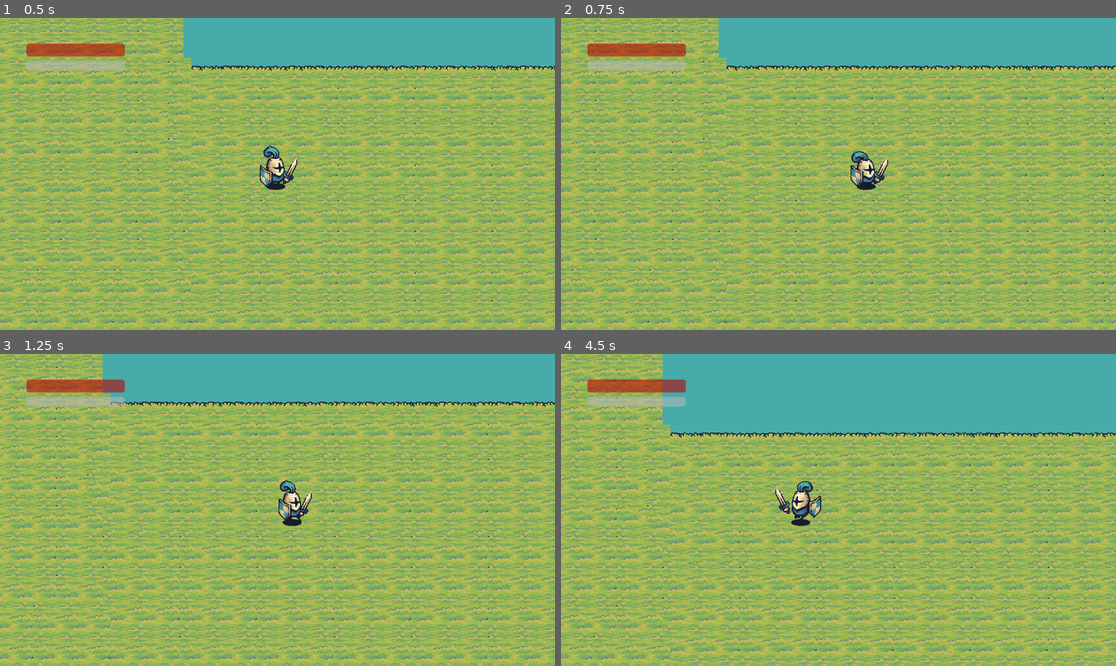
Above: before the commit, frames 1-4 (two rows, left to right).
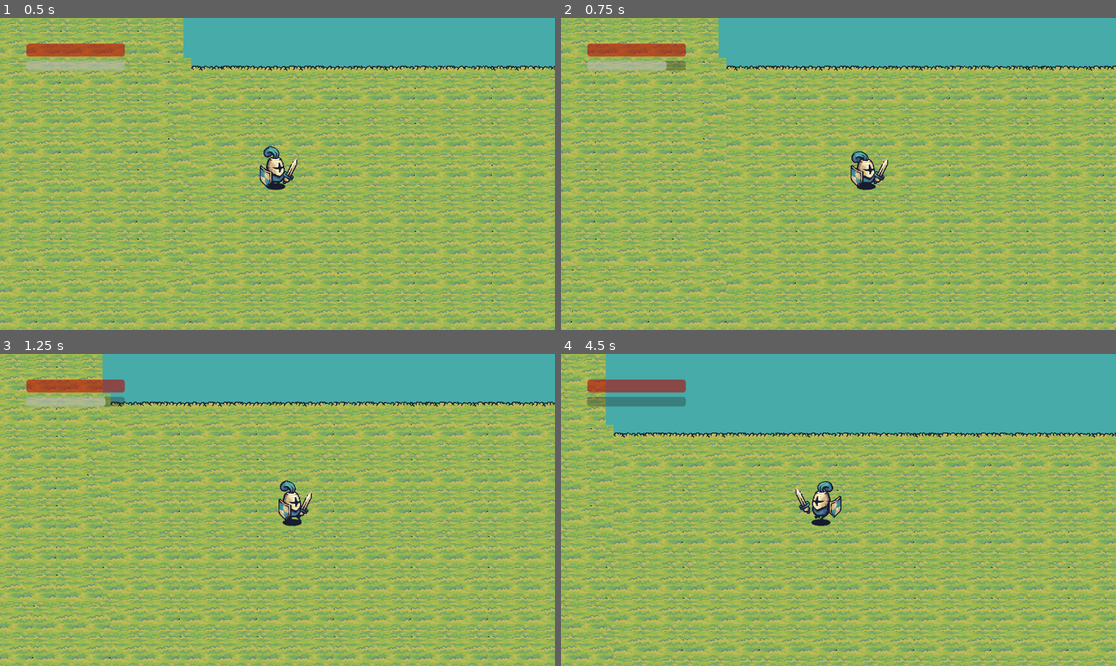
Above: after the commit, the same moments.

Repository: Ghilvacs/ARPG
Game: Godot game, scene res://Scenes/world.tscn
The game is run twice, just before and just after one commit, with the same random seed, the same clock (stepped at 60 frames per second) and the same inputs.
Inputs (mouse positions are in pixels of both pictures, inside the frame that each line leads up to):
- Up to frame 1 (0.5 s): no input
- Up to frame 2 (0.75 s): move the mouse to (960, 158) at 0.52 s; hold D (move_right) from 0.53 s (still down); tap Alt (dash) at 0.6 s
- Up to frame 3 (1.25 s): keep holding D (move_right)
- Up to frame 4 (4.5 s): move the mouse to (727, 525) at 1.27 s; release D (move_right) at 1.28 s; hold S (move_down) 1.28-2.03 s; tap Space (attack) at 1.35 s; tap Alt (dash) at 1.55, 2.1, 3.05, 3.8, 4.35 s; move the mouse to (894, 441) at 2.02 s; hold D (move_right) 2.03-2.78 s; move the mouse to (810, 572) at 2.77 s; hold W (move_up) 2.78-3.53 s; right-click (810, 572) at 2.85 s; move the mouse to (1005, 556) at 3.52 s; hold Shift (sprint) 3.53-4.28 s; hold A (move_left) from 3.53 s (still down); move the mouse to (672, 463) at 4.27 s

Frame 1 is identical in both runs. In frame 2, 0.1% of the frame differs, in the area x 18-23%, y 13-17%; in frame 3, 0.1%; in frame 4, 42%, in the area x 0-100%, y 0-100%.

Commit message:
Added stamina consumption to dash ability

Diff:
--- a/Scripts/Enemy/EnemyFollow.gd
+++ b/Scripts/Enemy/EnemyFollow.gd
@@ -2,7 +2,7 @@
 class_name EnemyFollow
 
 @export var enemy: CharacterBody2D
-@export var move_speed := 180.0
+@export var move_speed := 200.0
 var player: CharacterBody2D
 
 func enter() -> void:
--- a/Scripts/Player/player.gd
+++ b/Scripts/Player/player.gd
@@ -84,8 +84,7 @@
 			animated_sprite.play("idle")
 
 	if Input.is_action_just_pressed("dash"):
-		velocity = direction.normalized() * dash_speed
-		velocity *= 1.0 - (0.5 * delta)
+		dash(direction, delta)
 
 	move_and_slide()
 
@@ -135,6 +134,16 @@
 		animated_sprite.material.set_shader_parameter('mix_color', 0.5)
 		timer_take_damage.start(0)
 
+func dash(direction: Vector2, delta: float) -> void:
+	if current_stamina >= 20:
+		timer_stamina_regen.stop()
+		if timer_stamina_regen_start.is_stopped():
+			timer_stamina_regen_start.start()
+		current_stamina -= 20
+		StaminaChanged.emit(current_stamina)
+		velocity = direction.normalized() * dash_speed
+		velocity *= 1.0 - (0.5 * delta)
+
 func _on_animated_sprite_2d_animation_finished() -> void:
 	if animated_sprite.animation == "death":
 		timer_death.start()
